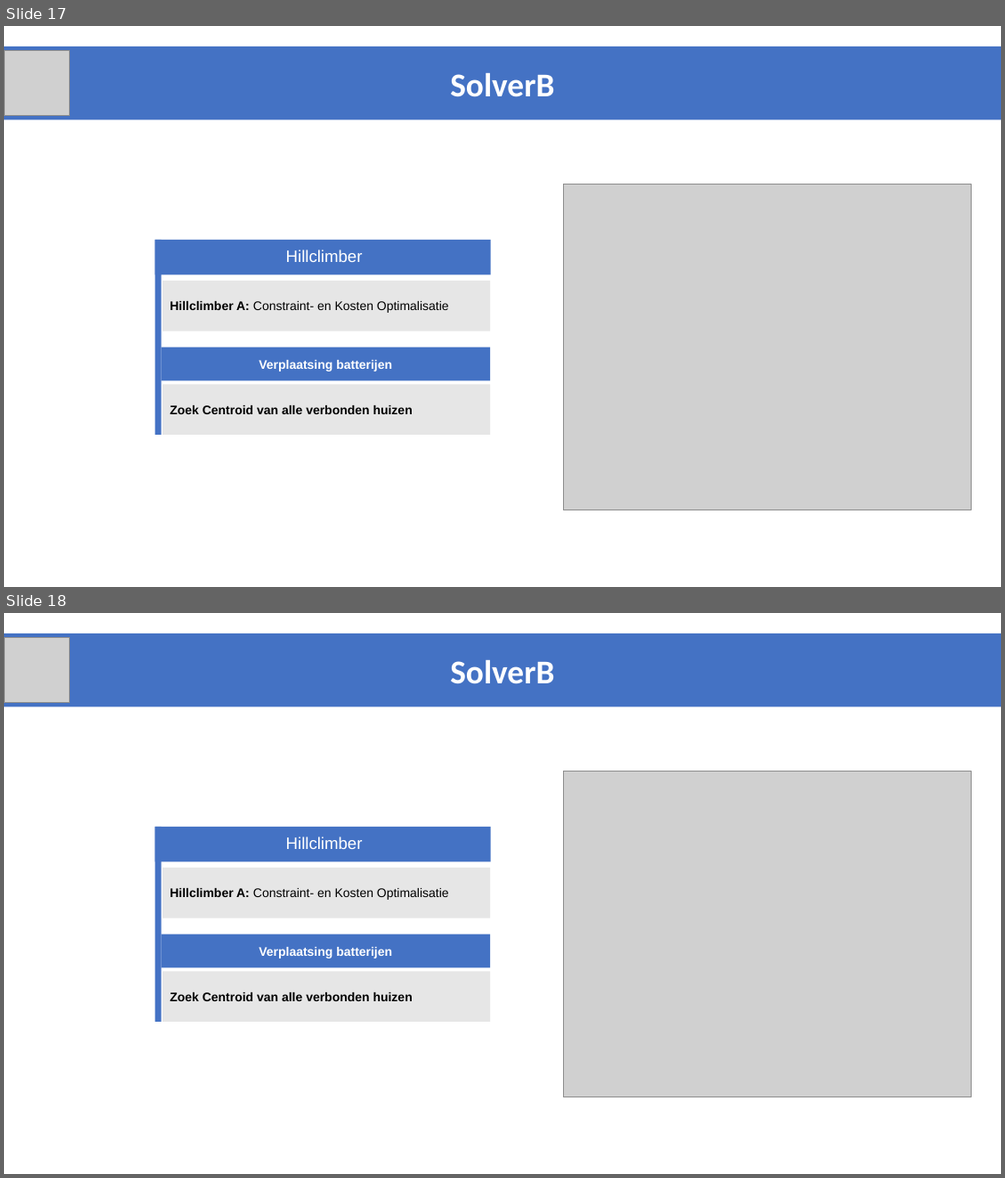
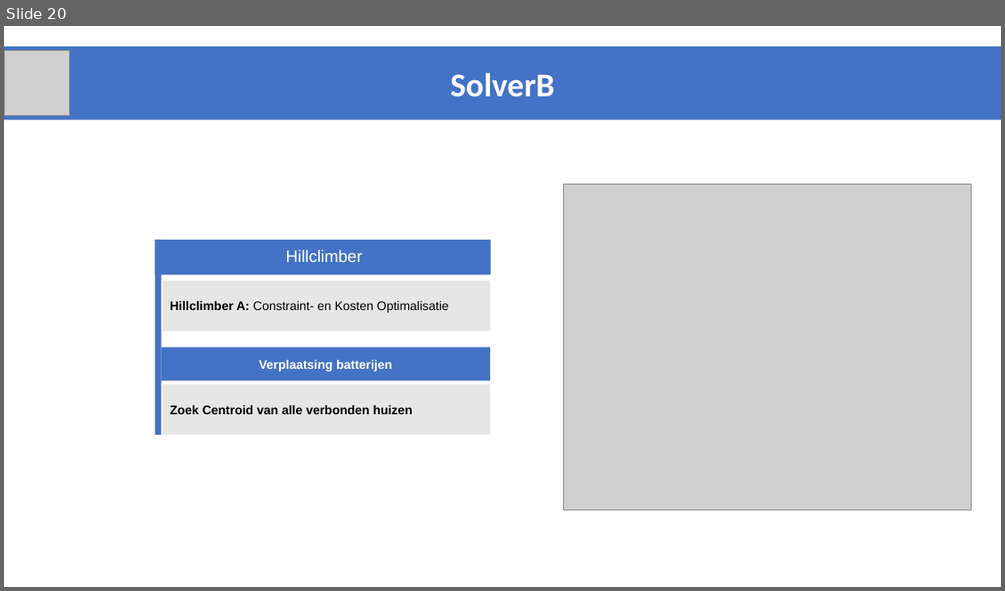
Before and after one commit to JappaB/Advanced-Heuristics, a slide deck: resultaten/Resultaten na goede Hillclimber/Smartgrids_2017_advancedHeuristics_VerdeniusBakker/Final Presentation.pptx. Shown one above the other, each under a label of ours: slides 17 and 18 before the commit, slide 20 after it. The pictures are 1005x1178 and 1005x591 pixels, drawn with LibreOffice and Linux fonts; fonts in the diff are those of the drawing; grey boxes stand for pictures. Boxes give left, top, right and bottom in pixels: in the first picture for what was removed or moved away, otherwise in the second. Text is boxed around its words. In the diff, an @@ line names an element or a change of style, - is before the commit and + after.

```diff
--- a/resultaten/Resultaten na goede Hillclimber/Smartgrids_2017_advancedHeuristics_VerdeniusBakker/Final Presentation.pptx
+++ b/resultaten/Resultaten na goede Hillclimber/Smartgrids_2017_advancedHeuristics_VerdeniusBakker/Final Presentation.pptx
@@ slide 18 removed at (x1=4, y1=613, x2=1001, y2=1174), background #FFFFFF @@
@@ rectangle removed at (x1=4, y1=633, x2=1001, y2=706) @@
-SolverB
@@ picture removed at (x1=4, y1=638, x2=69, y2=703) @@
@@ picture removed at (x1=563, y1=771, x2=971, y2=1097) @@
@@ group removed at (x1=155, y1=827, x2=491, y2=1022): 5 rectangles @@
-Hillclimber
-Verplaatsing batterijen
-Zoek Centroid van alle verbonden huizen
-Hillclimber A: Constraint- en Kosten Optimalisatie
@@ what was slide 17 is now slide 20 @@
```
Also in this commit, not shown: 7 slides changed, 6 slides added, 4 other slides removed, 23 other files.
